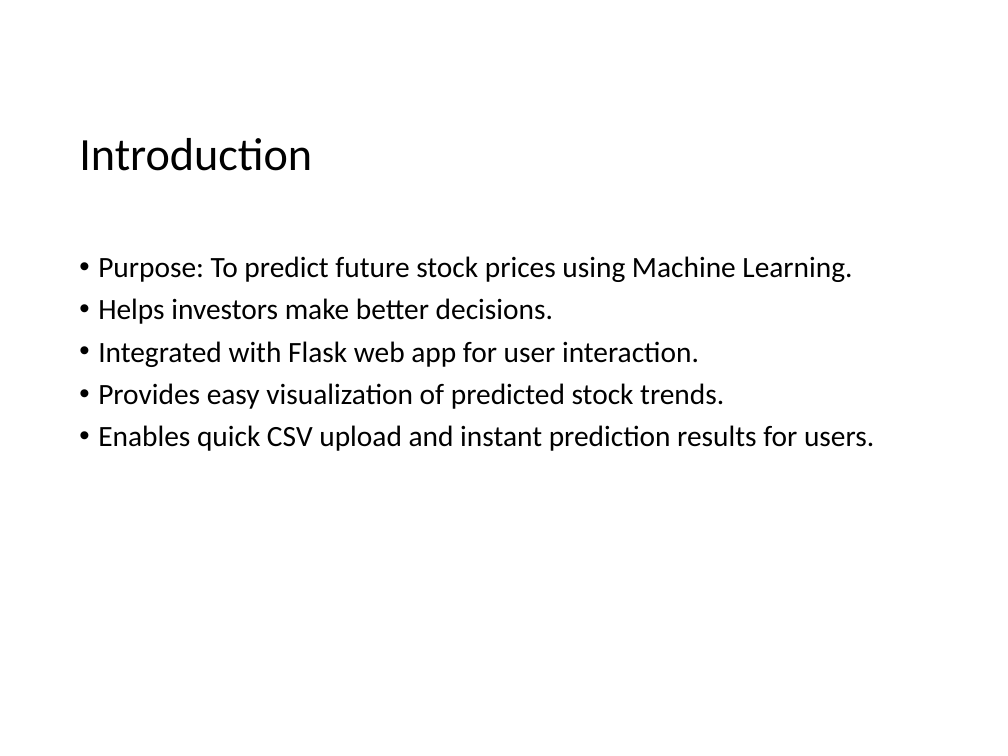
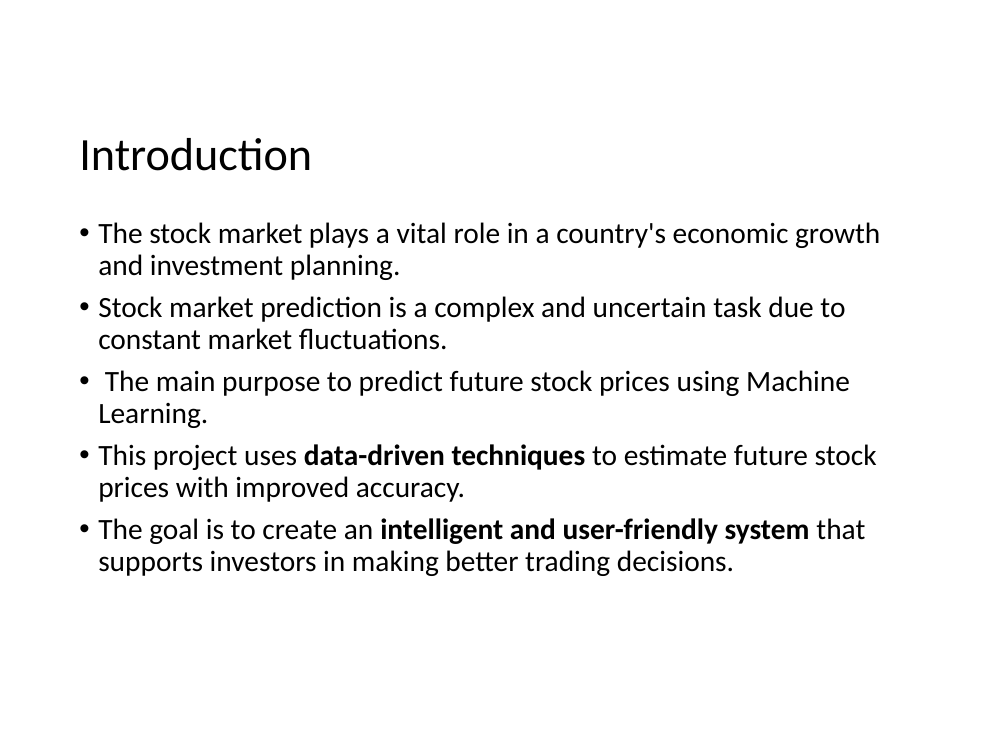
Before and after one commit to swetha-01-max/Estimating-stock-prediction-, a slide deck: slide 8 of Stock_Prediction_Flask_Project_Presentation1.pptx (slide 4 before the commit). Drawn at 1008x756 pixels with LibreOffice and Linux fonts; fonts in the diff are those of the drawing; background and template pictures are left out. Boxes give left, top, right and bottom in pixels: in the first picture for what was removed or moved away, otherwise in the second. Text is boxed around its words. In the diff, an @@ line names an element or a change of style, - is before the commit and + after.

```diff
--- a/Stock_Prediction_Flask_Project_Presentation1.pptx
+++ b/Stock_Prediction_Flask_Project_Presentation1.pptx
@@ text at bbox=[98, 222, 880, 576]: text changed @@
-• Purpose: To predict future stock prices using Machine Learning.
-• Helps investors make better decisions.
-• Integrated with Flask web app for user interaction.
-• Provides easy visualization of predicted stock trends.
-• Enables quick CSV upload and instant prediction results for users.
+• The stock market plays a vital role in a country's economic growth and investment planning.
+• Stock market prediction is a complex and uncertain task due to constant market fluctuations.
+• The main purpose to predict future stock prices using Machine Learning.
+• This project uses data-driven techniques to estimate future stock prices with improved accuracy.
+• The goal is to create an intelligent and user-friendly system that supports investors in making better trading decisions.
```
Also in this commit, not shown: 8 other slides changed, 6 slides added, 1 slide removed.
